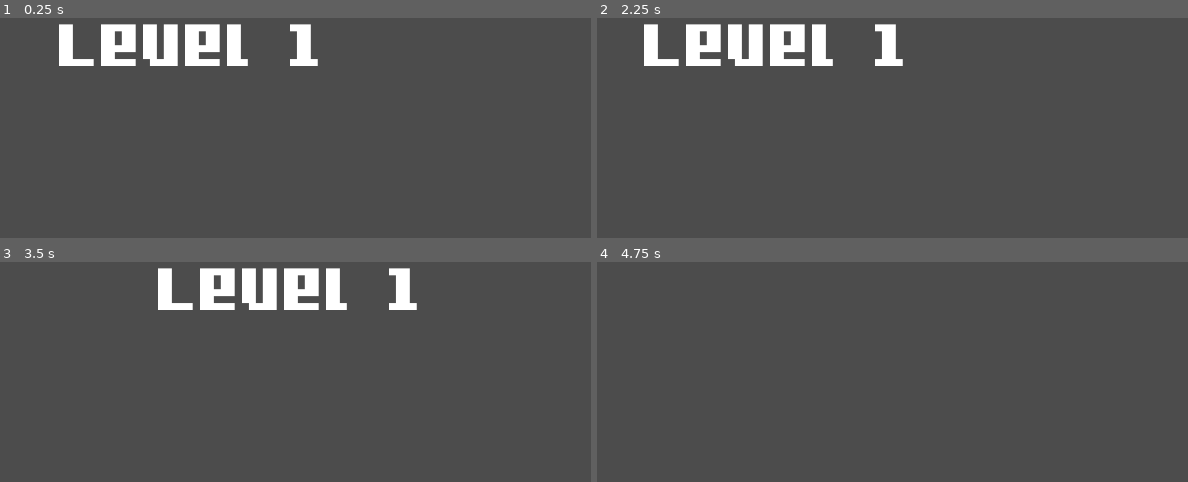
Above: before the commit, frames 1-4 (two rows, left to right).
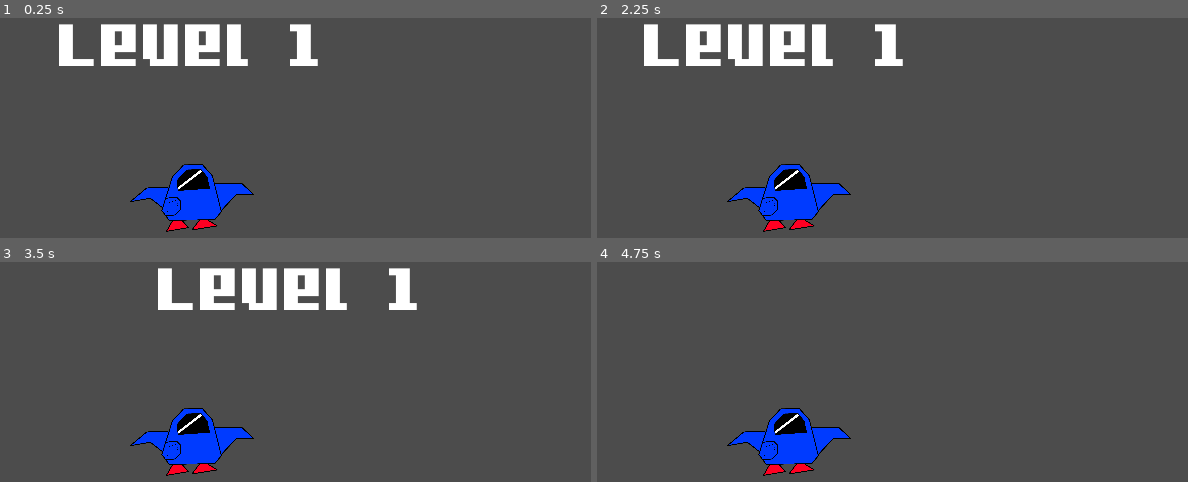
Above: after the commit, the same moments.

Repository: gbsfgames/ShootThem
Game: Godot game, scene res://Main.tscn
Two runs of this game, one before a commit and one after it. Both use one fixed random seed, a clock stepped at 60 frames per second and the inputs below.
Inputs (mouse positions are in pixels of both pictures, inside the frame that each line leads up to):
- Up to frame 1 (0.25 s): no input
- Up to frame 2 (2.25 s): tap Enter at 0.5, 2 s; move the mouse to (outside the picture) at 0.52 s; tap Space at 1.25 s; move the mouse to (626, 130) at 1.27 s; move the mouse to (868, 22) at 2.02 s
- Up to frame 3 (3.5 s): move the mouse to (153, 435) at 2.77 s
- Up to frame 4 (4.75 s): move the mouse to (1028, 416) at 3.52 s; tap Space at 4.25 s; move the mouse to (outside the picture) at 4.27 s

The runs differ from the first frame. In frame 1, 3.0% of the frame differs, in the area x 21-43%, y 66-98%; in frame 2, 3.0%; in frame 3, 3.0%; in frame 4, 3.0%.

Commit message:
Bug two enemies eliminated at once - Add ship texture

Diff:
--- a/Main.gd
+++ b/Main.gd
@@ -30,15 +30,18 @@
 	var key1 = prop
 	label.queue_free()
 func enemy_eliminated(nodo):
-	print(total_enemies)
-	print(nodo.name)
+	print("cantidad de enemigos en pantalla antes %s" % total_enemies.size())
+	#print(total_enemies)
+	#print(nodo.name)
 	if nodo:
 		nodo.queue_free()
-		total_enemies.pop_front().queue_free()
+		if nodo in total_enemies:
+			total_enemies.erase(nodo)
+		#total_enemies.pop_front().queue_free()
 
 	if total_enemies.size()==0:
 		pass_level("Level 2")
-
+	print("cantidad de enemigos en pantalla despues %s" % total_enemies.size())
 func pass_level(level):
 	if level == "Level 2" and count == 0:
 		#var basic_enemy = load("res://basic_enemy.tscn")
--- a/player.gd
+++ b/player.gd
@@ -6,8 +6,13 @@
 func _physics_process(delta):
 	if !Input.is_action_pressed("click_left") and !Input.is_action_pressed("click_right") and !Input.is_key_pressed(VariablesGlobales.teclaD) and !Input.is_key_pressed(VariablesGlobales.teclaA):
 		VariablesGlobales.velocidad.x = 0
+		$sprite_nave.play("idle")
 	if Input.is_key_pressed(VariablesGlobales.teclaD) or Input.is_action_pressed("click_right"):
 		VariablesGlobales.velocidad.x = 500
+		$sprite_nave.play("movement")
+		$sprite_nave.flip_h = true
 	if Input.is_key_pressed(VariablesGlobales.teclaA) or Input.is_action_pressed("click_left"):
 		VariablesGlobales.velocidad.x = -500	#VariablesGlobales.velocidad = VariablesGlobales.velocidad.normalized() * VariablesGlobales.speed
+		$sprite_nave.play("movement")
+		$sprite_nave.flip_h = false
 	self.move_and_slide(VariablesGlobales.velocidad)
--- a/player.tscn
+++ b/player.tscn
@@ -1,13 +1,34 @@
-[gd_scene load_steps=3 format=2]
+[gd_scene load_steps=6 format=2]
 
 [ext_resource path="res://player.gd" type="Script" id=1]
+[ext_resource path="res://resources/sprites/sprites_nave_jugador/nava prueba.png" type="Texture" id=2]
+[ext_resource path="res://resources/sprites/sprites_nave_jugador/nava prueba2.png" type="Texture" id=3]
+
+[sub_resource type="SpriteFrames" id=2]
+animations = [ {
+"frames": [ ExtResource( 2 ) ],
+"loop": true,
+"name": "idle",
+"speed": 5.0
+}, {
+"frames": [ ExtResource( 3 ) ],
+"loop": false,
+"name": "movement",
+"speed": 5.0
+} ]
 
 [sub_resource type="CapsuleShape2D" id=1]
-radius = 31.1865
-height = 88.3885
+radius = 47.0751
+height = 6.88153
 
 [node name="player" type="KinematicBody2D"]
 script = ExtResource( 1 )
+
+[node name="sprite_nave" type="AnimatedSprite" parent="."]
+position = Vector2( 1.20723, 3.61728 )
+scale = Vector2( 0.148387, 0.148387 )
+frames = SubResource( 2 )
+animation = "idle"
 
 [node name="CollisionShape2D" type="CollisionShape2D" parent="."]
 shape = SubResource( 1 )
Binary file added: resources/sprites/sprites_nave_jugador/nava prueba.png
Not shown, added: resources/sprites/sprites_nave_jugador/nava prueba.png.import
Binary file added: resources/sprites/sprites_nave_jugador/nava prueba2.png
Not shown, added: resources/sprites/sprites_nave_jugador/nava prueba2.png.import
